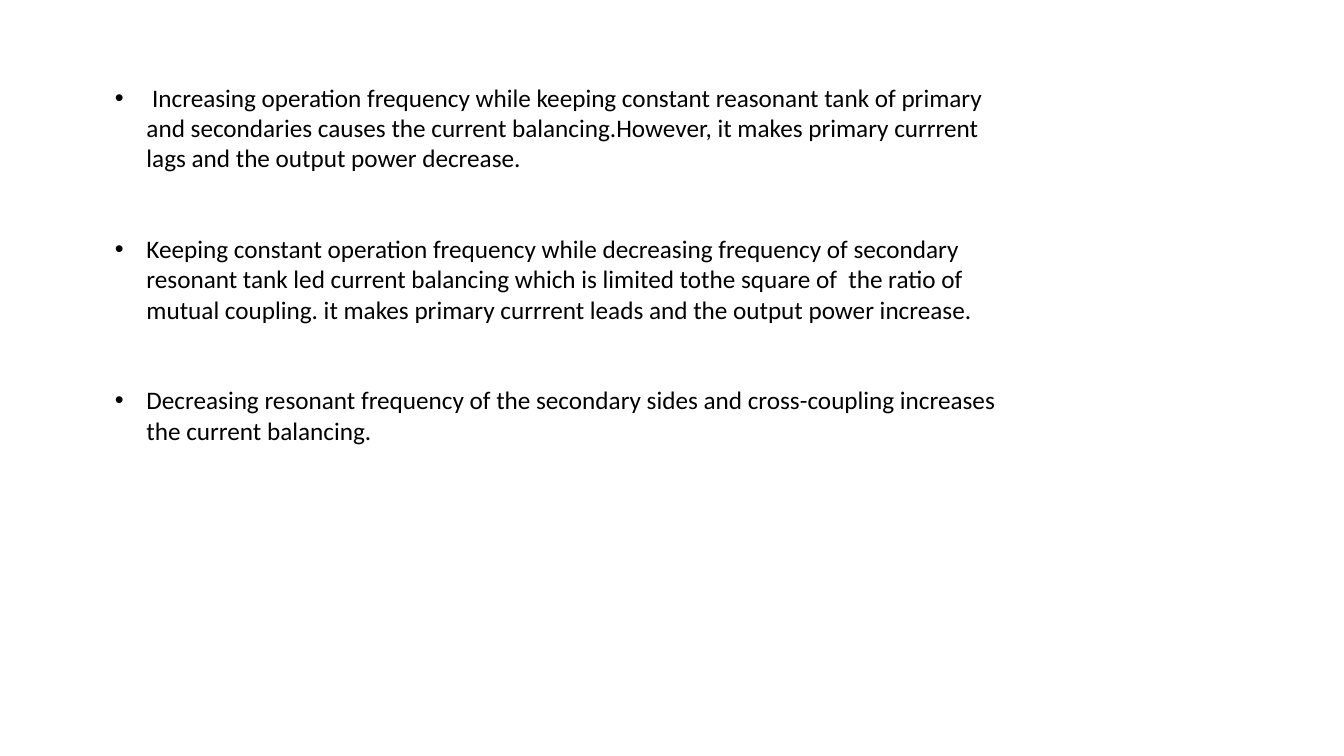
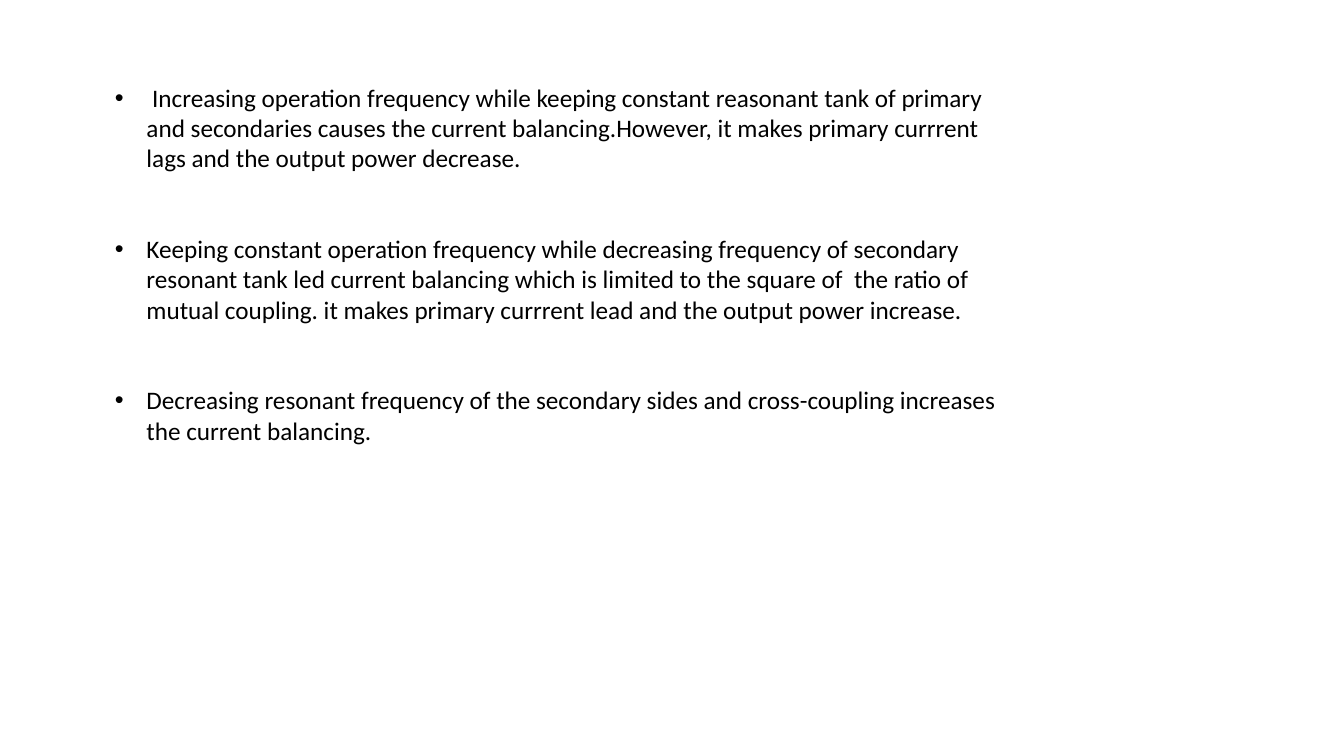
Before and after one commit to EnesAyaz/Studies, a slide deck: slide 18 of Reports/WPT/theroyOfEverything.pptx. Drawn at 1344x756 pixels with LibreOffice and Linux fonts; fonts in the diff are those of the drawing. Boxes give left, top, right and bottom in pixels: in the first picture for what was removed or moved away, otherwise in the second. Text is boxed around its words. In the diff, an @@ line names an element or a change of style, - is before the commit and + after.

```diff
--- a/Reports/WPT/theroyOfEverything.pptx
+++ b/Reports/WPT/theroyOfEverything.pptx
@@ text at <box>146,240,968,324</box>: text changed @@
-• Keeping constant operation frequency while decreasing frequency of secondary resonant tank led current balancing which is limited tothe square of the ratio of mutual coupling. it makes primary currrent leads and the output power increase.
+• Keeping constant operation frequency while decreasing frequency of secondary resonant tank led current balancing which is limited to the square of the ratio of mutual coupling. it makes primary currrent lead and the output power increase.
```
Also in this commit, not shown: 2 other slides changed, 2 other files.
